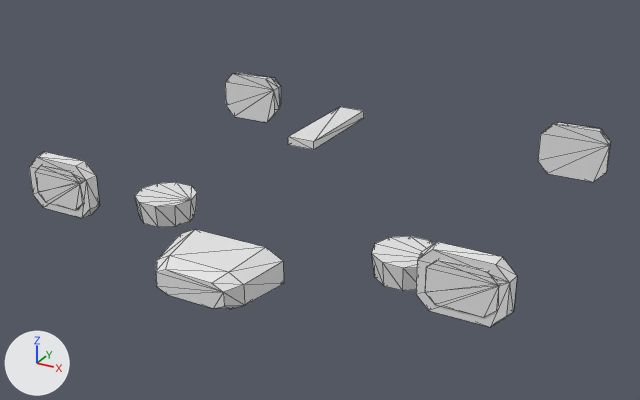
Renders of the OBJ model Assets/_Project/Art/Aircraft/Dominion/ED01_Warden/ED01_Body_Dark.obj from each side of a commit.
Camera for both pictures: a 50 mm lens placed at (12.28, -21.87, 10.56), pointed at (0.18, 0.14, -0.45). The lights are fixed; the arrows at lower left show +X, +Y and +Z. The first picture is the older version. Mesh edges are drawn as thin lines. Where no turn or scale is listed for an object, it has been applied to the vertices.

Names of what the first picture shows: 'ED01_Body_Dark'.
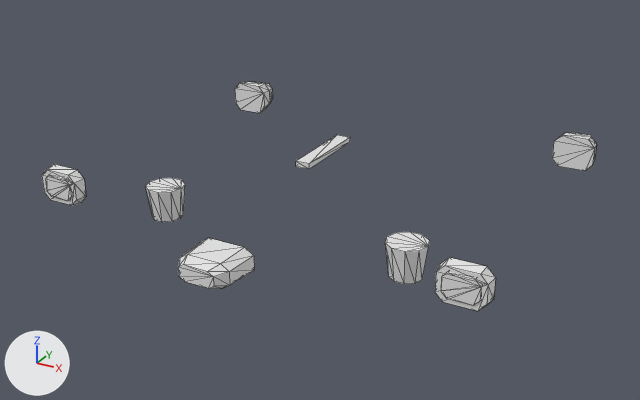
The change, as JSON lines over the scene's bpy script:
```json
{"block": "me_ed01_body_dark", "where": "# used by ob_ed01_body_dark; location = (0.0, 0.0, 0.0)"}
{"op": "remove", "block": "me_ed01_body_dark", "code": "me_ed01_body_dark.from_pydata(...)  # 184 vertices, 328 faces; spans x -7.6..7.6, y -6.3..7.2, z -1.0..1.8"}
{"op": "add", "block": "me_ed01_body_dark", "code": "me_ed01_body_dark.from_pydata(...)  # 184 vertices, 328 faces; spans x -7.1..7.1, y -6.1..7.2, z -1.0..1.0"}
{"block": "me_ed01_body_dark", "change": "me_ed01_body_dark part 1: the loose piece of 24 vertices spanning x -1.6..1.6, y -6.3..-4.5, z -1.0..0.2 is scaled about its middle by (0.533, 0.752, 0.661), then moved by (0.0, 0.1, 0.2)"}
{"block": "me_ed01_body_dark", "change": "me_ed01_body_dark part 2: the loose piece of 8 vertices spanning x -0.4..0.4, y -0.7..2.6, z 1.5..1.8 is scaled about its middle by (0.541, 0.803, 0.68), then moved by (0.0, -0.3, -0.7)"}
{"block": "me_ed01_body_dark", "change": "me_ed01_body_dark part 3: the loose piece of 16 vertices spanning x -7.6..-5.2, y -4.2..-3.8, z -0.6..1.1 is scaled about its middle by (0.577, 1, 0.603)"}
{"block": "me_ed01_body_dark", "change": "me_ed01_body_dark part 4: the loose piece of 16 vertices spanning x -7.3..-5.4, y -4.2..-4.1, z -0.4..0.9 is scaled about its middle by (0.55, 1.11, 0.579)"}
{"block": "me_ed01_body_dark", "change": "me_ed01_body_dark part 5: the loose piece of 24 vertices spanning x -7.5..-5.2, y 6.2..7.2, z -0.7..1.1 is scaled about its middle by (0.579, 1, 0.603)"}
{"block": "me_ed01_body_dark", "change": "me_ed01_body_dark part 6: the loose piece of 20 vertices spanning x -5.0..-3.1, y -3.0..-1.1, z -1.0..-0.3 is scaled about its middle by (0.601, 0.601, 1.41), then moved by (0.0, 0.0, 0.1)"}
{"block": "me_ed01_body_dark", "change": "me_ed01_body_dark part 7: the loose piece of 16 vertices spanning x 5.2..7.6, y -4.2..-3.8, z -0.6..1.1 is scaled about its middle by (0.577, 1, 0.603)"}
{"block": "me_ed01_body_dark", "change": "me_ed01_body_dark part 8: the loose piece of 16 vertices spanning x 5.4..7.3, y -4.2..-4.1, z -0.4..0.9 is scaled about its middle by (0.55, 1.11, 0.579)"}
{"block": "me_ed01_body_dark", "change": "me_ed01_body_dark part 9: the loose piece of 24 vertices spanning x 5.2..7.5, y 6.2..7.2, z -0.7..1.1 is scaled about its middle by (0.579, 1, 0.603)"}
{"block": "me_ed01_body_dark", "change": "me_ed01_body_dark part 10: the loose piece of 20 vertices spanning x 3.1..5.0, y -3.0..-1.1, z -1.0..-0.3 is scaled about its middle by (0.601, 0.601, 1.41), then moved by (0.0, 0.0, 0.1)"}
```

Pixel boxes (x1, y1, x2, y2) of what changed, in the pictures (640 x 400 px; the box of a moved part takes in the faces that stretch with it):
```json
{"object": "ED01_Body_Dark", "change": "reshaped", "before": [29, 73, 611, 327], "after": [42, 82, 597, 311], "on screen": "10% shorter"}
{"part": 1, "of": "me_ed01_body_dark", "change": "moved or reshaped", "before": [155, 229, 284, 309], "after": [178, 238, 254, 289]}
{"part": 2, "of": "me_ed01_body_dark", "change": "moved or reshaped", "before": [288, 107, 364, 150], "after": [296, 135, 350, 169]}
{"part": 3, "of": "me_ed01_body_dark", "change": "moved or reshaped", "before": [29, 152, 100, 218], "after": [42, 164, 86, 205]}
{"part": 4, "of": "me_ed01_body_dark", "change": "moved or reshaped", "before": [35, 165, 83, 210], "after": [45, 175, 72, 201]}
{"part": 5, "of": "me_ed01_body_dark", "change": "moved or reshaped", "before": [225, 73, 281, 123], "after": [235, 82, 273, 113]}
{"part": 6, "of": "me_ed01_body_dark", "change": "moved or reshaped", "before": [135, 182, 197, 227], "after": [145, 178, 185, 222]}
{"part": 7, "of": "me_ed01_body_dark", "change": "moved or reshaped", "before": [416, 242, 517, 327], "after": [435, 257, 496, 311]}
{"part": 8, "of": "me_ed01_body_dark", "change": "moved or reshaped", "before": [425, 260, 499, 317], "after": [441, 272, 482, 305]}
{"part": 9, "of": "me_ed01_body_dark", "change": "moved or reshaped", "before": [538, 123, 611, 182], "after": [552, 132, 597, 171]}
{"part": 10, "of": "me_ed01_body_dark", "change": "moved or reshaped", "before": [372, 236, 434, 291], "after": [385, 232, 430, 284]}
```
